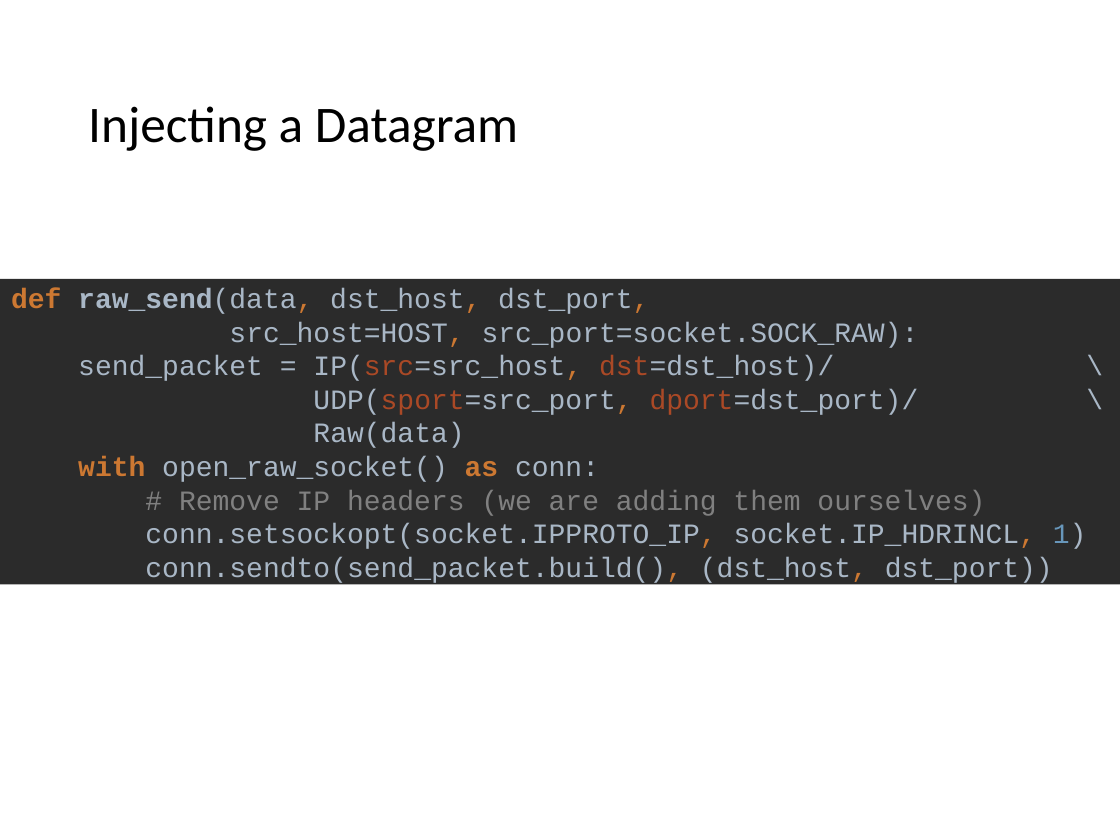
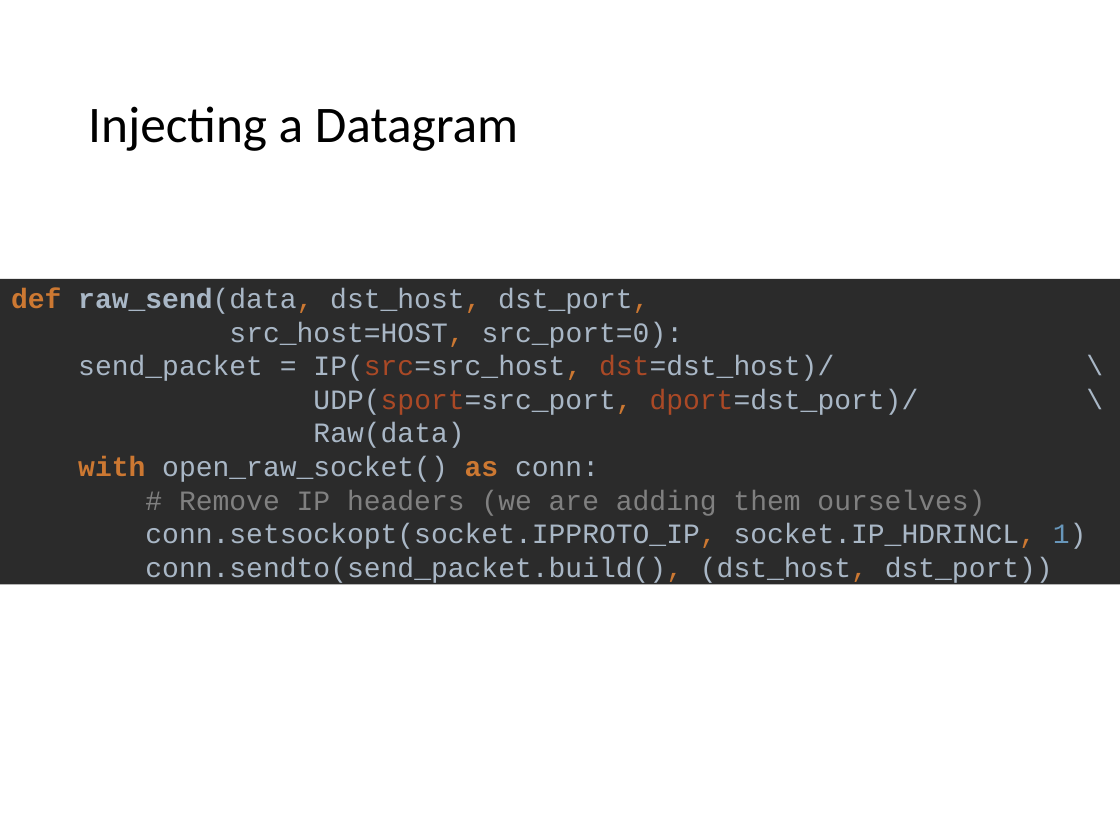
Before and after one commit to shirasael/20588, a slide deck: slide 13 of raw socket & libpcap & icmp.pptx. Drawn at 1120x840 pixels with LibreOffice and Linux fonts; fonts in the diff are those of the drawing. Boxes give left, top, right and bottom in pixels: in the first picture for what was removed or moved away, otherwise in the second. Text is boxed around its words. In the diff, an @@ line names an element or a change of style, - is before the commit and + after.

Commit message:
Final

```diff
--- a/raw socket & libpcap & icmp.pptx
+++ b/raw socket & libpcap & icmp.pptx
@@ text at [11, 288, 1087, 585]: text changed @@
-def raw_send(data, dst_host, dst_port,
-src_host=HOST, src_port=socket.SOCK_RAW):
-send_packet = IP(src=src_host, dst=dst_host)/ \
-UDP(sport=src_port, dport=dst_port)/ \
-Raw(data)
-with open_raw_socket() as conn:
-# Remove IP headers (we are adding them ourselves)
-conn.setsockopt(socket.IPPROTO_IP, socket.IP_HDRINCL, 1)
-conn.sendto(send_packet.build(), (dst_host, dst_port))
+def raw_send(data, dst_host, dst_port,
+src_host=HOST, src_port=0):
+send_packet = IP(src=src_host, dst=dst_host)/ \
+UDP(sport=src_port, dport=dst_port)/ \
+Raw(data)
+with open_raw_socket() as conn:
+# Remove IP headers (we are adding them ourselves)
+conn.setsockopt(socket.IPPROTO_IP, socket.IP_HDRINCL, 1)
+conn.sendto(send_packet.build(), (dst_host, dst_port))
```
Also in this commit, not shown: 4 other slides changed, 1 slide removed.
